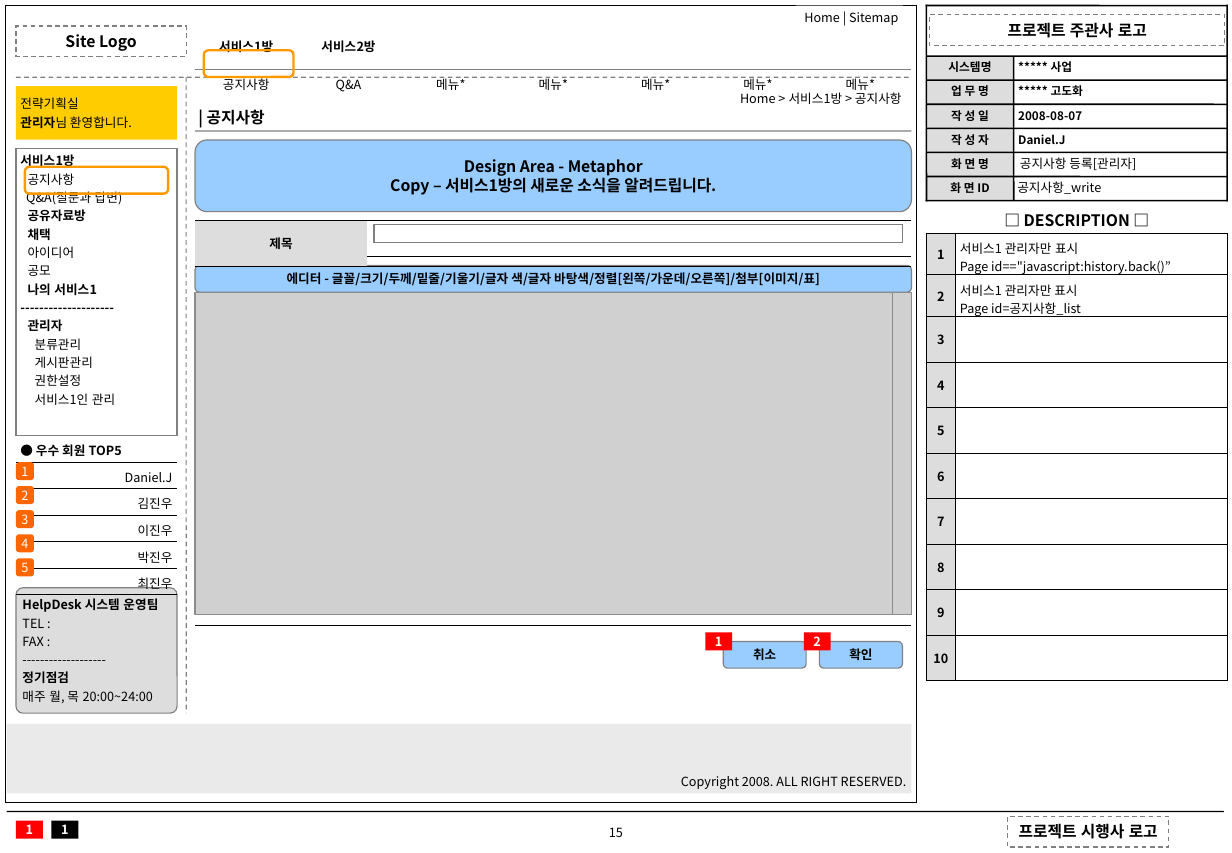
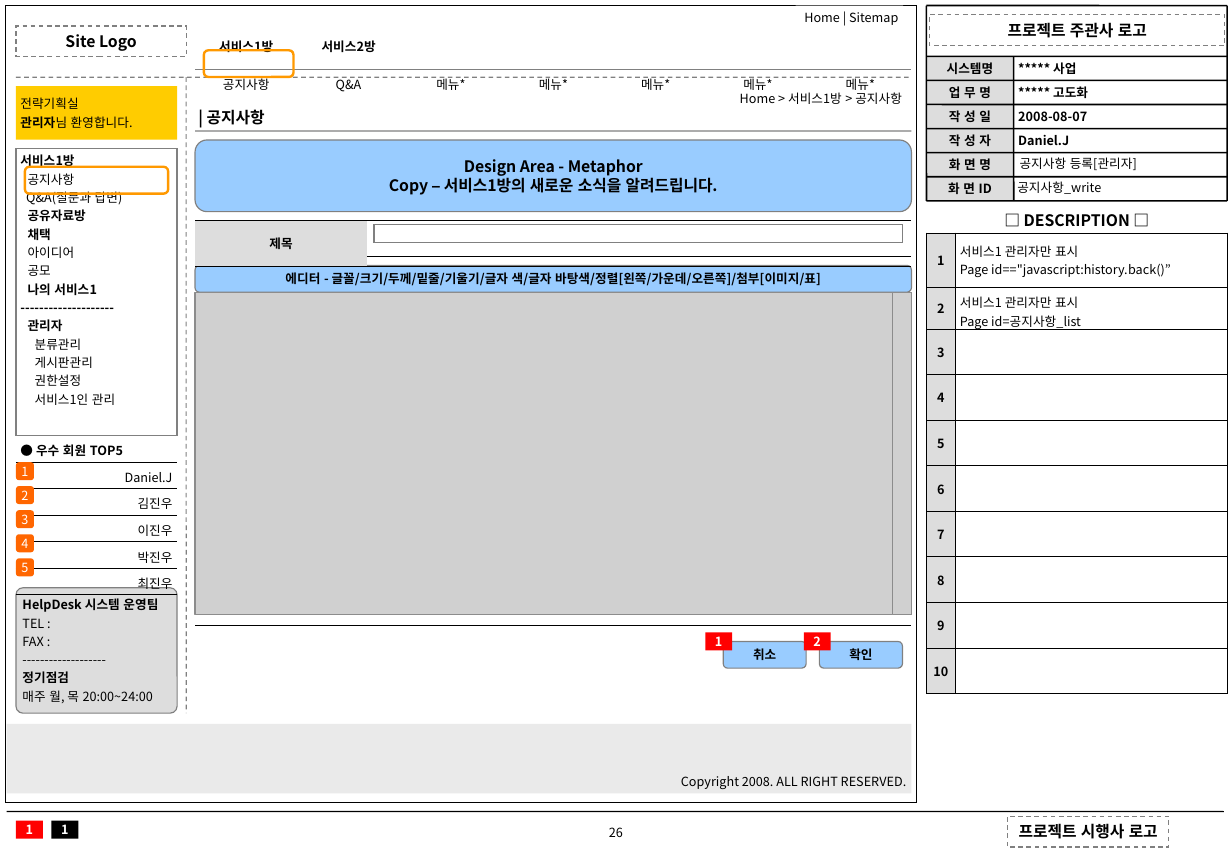
Before and after one commit to dahee2462/camping_community, a slide deck: slide 26 of 03.화면설계문서/04.설계문서/ex)화면설계서_v1.0.ppt (slide 15 before the commit). Drawn at 1232x853 pixels with LibreOffice and Linux fonts; fonts in the diff are those of the drawing; grey boxes stand for pictures. Boxes give left, top, right and bottom in pixels: in the first picture for what was removed or moved away, otherwise in the second. Text is boxed around its words. In the diff, an @@ line names an element or a change of style, - is before the commit and + after.

```diff
--- a/03.화면설계문서/04.설계문서/ex)화면설계서_v1.0.ppt
+++ b/03.화면설계문서/04.설계문서/ex)화면설계서_v1.0.ppt
@@ size 7.4 to 8 pt; line spacing 0.9 to 1 in 10 elements at (926,176,1014,200), (949,158,991,170), (1053,62,1076,74), (926,56,1014,80), (1018,111,1087,121), (949,110,991,122), (1018,135,1069,145), (949,134,991,146), (1053,86,1088,98), (949,86,991,98) @@
@@ text in rounded rectangle at (389,175,718,195): font Noto Sans CJK KR to Arial in "–" @@
@@ table: place and size @@
-table at (926,202,1227,667)
+table at (926,202,1227,680)
@@ page number removed at (609,827,623,837) @@
-15
@@ page number added at (609,827,623,837), 8 pt, text #000000 @@
+26
```
Also in this commit, not shown: 25 other slides changed, 11 slides added, 8 other files.
